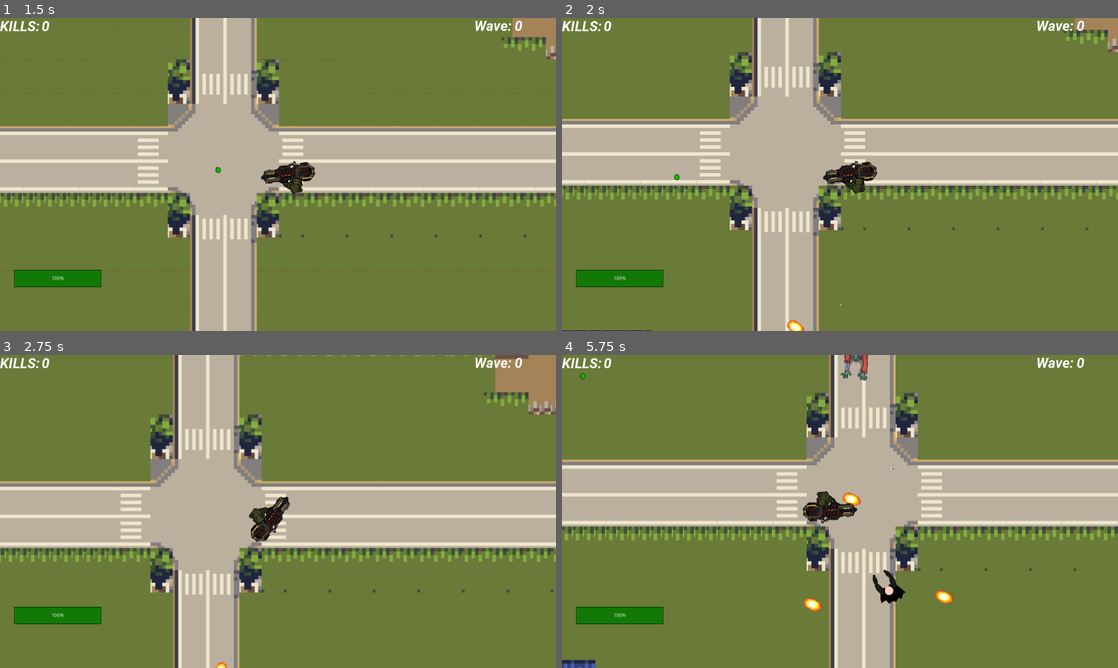
Above: before the commit, frames 1-4 (two rows, left to right).
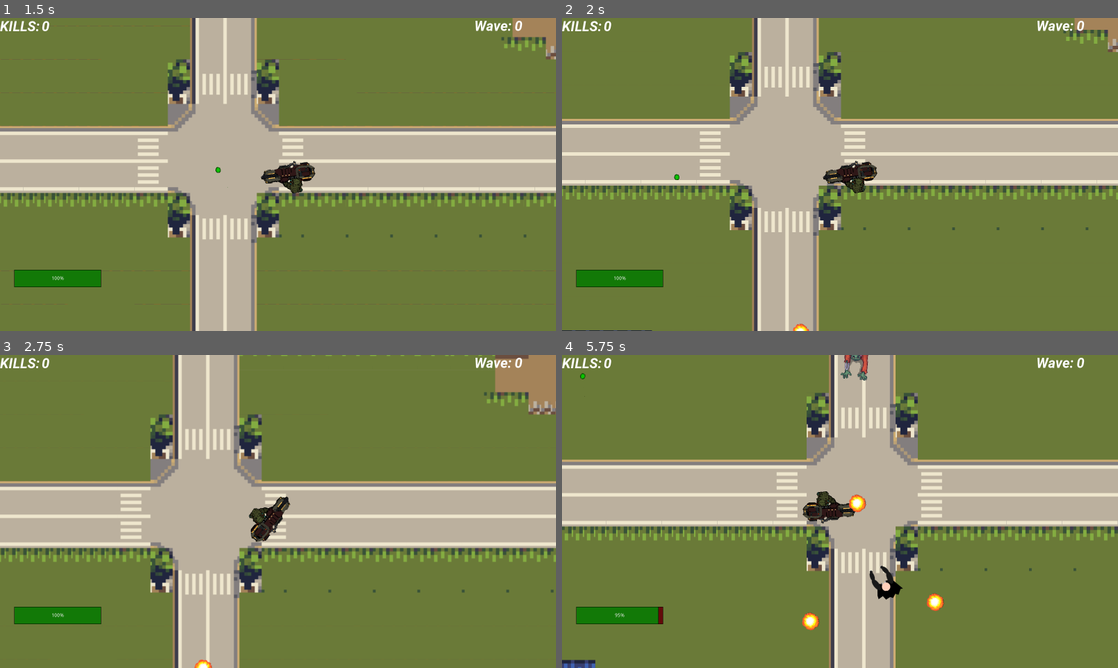
Above: after the commit, the same moments.

Repository: samuelmanolakas/Hellsing-Warewolf-Assault
Game: Godot game, scene res://Maps/City_square2.tscn
The game is run twice, just before and just after one commit, with the same random seed, the same clock (stepped at 60 frames per second) and the same inputs. This scene is started directly instead of the project's main scene. The engine's default icon, where the game draws it, is replaced by a stand-in: a white triangle on a blue panel in a dark square.
Inputs (mouse positions are in pixels of both pictures, inside the frame that each line leads up to):
- Up to frame 1 (1.5 s): tap Enter at 0.5 s; move the mouse to (400, 158) at 0.52 s; press the mouse at (400, 158) at 0.53 s; hold D (right) 0.53-1.28 s; move the mouse to (166, 190) at 1.27 s; release the mouse at (166, 190) at 1.28 s; hold S (down) from 1.28 s (still down); click (166, 190) at 1.35 s
- Up to frame 2 (2 s): keep holding S (down)
- Up to frame 3 (2.75 s): move the mouse to (333, 442) at 2.02 s; release S (down) at 2.03 s; press the mouse at (333, 442) at 2.03 s; hold D (right) from 2.03 s (still down)
- Up to frame 4 (5.75 s): move the mouse to (812, 574) at 2.77 s; release D (right) at 2.78 s; release the mouse at (812, 574) at 2.78 s; hold W (up) 2.78-3.53 s; click (812, 574) at 2.85 s; move the mouse to (1006, 558) at 3.52 s; press the mouse at (1006, 558) at 3.53 s; hold A (left) 3.53-5.03 s; move the mouse to (673, 464) at 4.27 s; release the mouse at (673, 464) at 4.28 s; click (673, 464) at 4.35 s; move the mouse to (867, 511) at 5.02 s; press the mouse at (867, 511) at 5.03 s; hold S (down) from 5.03 s (still down)

Frame 1 is identical in both runs. In frame 2, 0.1% of the frame differs, in the area x 40-51%, y 91-100%; in frame 3, 0.1%; in frame 4, 0.9%, in the area x 9-71%, y 36-88%.

Commit message:
Fireball collision/ Boss shoot func

Diff:
--- a/Actors/Enemies/Boss/Enemy_Boss.gd
+++ b/Actors/Enemies/Boss/Enemy_Boss.gd
@@ -1,4 +1,6 @@
 extends KinematicBody2D
+
+export (PackedScene) var Bullet
 
 var run_speed = 140.0
 var velocity = Vector2.ZERO
@@ -8,7 +10,9 @@
 onready var health_stat = $Enemy_health
 onready var ai = $AI
 onready var player = get_node("../Player")
-onready var fireballs = get_node("Fireballs")
+onready var fireballs = get_node("FireBalls")
+onready var gun_direction = $GunDirection
+onready var end_of_gun = $EndOfGun
 
 func _ready():
 	ai.initialize(self)
@@ -75,3 +79,26 @@
 	# We don't need it in this example as it corresponds to the character's position.
 	path.remove(0)
 	set_process(true)
+
+
+func _on_FireBalls_body_entered(body):
+	if body.name == "Player":
+		#$AudioStreamPlayer.play() maybe add fire soud :)
+		body.get_node("Health").health -= 5
+	pass # Replace with function body.
+
+func shoot():
+
+	var bullet_instance = Bullet.instance()
+	var direction = (gun_direction.global_position - end_of_gun.global_position).normalized()
+	bullet_instance.global_position = end_of_gun.global_position
+	bullet_instance.direction = direction
+	get_parent().add_child(bullet_instance)
+	#emit_signal("player_fired_bullet", bullet_instance, end_of_gun.global_position, direction)
+	#$AudioStreamPlayer.play()
+	#attack_cooldown.start()
+
+
+func _on_FireTimer_timeout():
+	shoot()
+	pass # Replace with function body.
--- a/Actors/Enemies/Boss/Enemy_Boss.tscn
+++ b/Actors/Enemies/Boss/Enemy_Boss.tscn
@@ -7,6 +7,10 @@
 [ext_resource path="res://Global/Health/Enemy_health.tscn" type="PackedScene" id=5]
 [ext_resource path="res://Actors/Enemies/AI/AI.gd" type="Script" id=6]
 [ext_resource path="res://Graphic/3 fireballs.png" type="Texture" id=7]
+[ext_resource path="res://Global/Bullet/Bullet.tscn" type="PackedScene" id=8]
+
+[sub_resource type="CircleShape2D" id=6]
+radius = 24.0469
 
 [sub_resource type="RectangleShape2D" id=1]
 extents = Vector2( 43.0712, 8.53722 )
@@ -29,28 +33,41 @@
 collision_layer = 2
 collision_mask = 2
 script = ExtResource( 1 )
+Bullet = ExtResource( 8 )
 
 [node name="Sprite" type="Sprite" parent="."]
-position = Vector2( -14.4368, 1.25537 )
 rotation = 1.5708
 scale = Vector2( 0.6, 0.6 )
 texture = ExtResource( 3 )
 
-[node name="Fireballs" type="Sprite" parent="."]
-position = Vector2( -1.10295, -0.0881515 )
-scale = Vector2( 0.688972, 1.1123 )
+[node name="FireBalls" type="Area2D" parent="."]
+
+[node name="Fireballs" type="Sprite" parent="FireBalls"]
+z_index = 1
 texture = ExtResource( 7 )
 
+[node name="Fireball1" type="CollisionShape2D" parent="FireBalls"]
+position = Vector2( -1.5874, -157.946 )
+shape = SubResource( 6 )
+
+[node name="Fireball2" type="CollisionShape2D" parent="FireBalls"]
+position = Vector2( 180.17, 156.359 )
+shape = SubResource( 6 )
+
+[node name="Fireball3" type="CollisionShape2D" parent="FireBalls"]
+position = Vector2( -184.138, 154.772 )
+shape = SubResource( 6 )
+
 [node name="CollisionShape2D3" type="CollisionShape2D" parent="."]
-position = Vector2( -10.5049, 22.6836 )
+position = Vector2( 3.84463, 21.6825 )
 shape = SubResource( 1 )
 
 [node name="CollisionShape2D2" type="CollisionShape2D" parent="."]
-position = Vector2( -6.7662, -20.4977 )
+position = Vector2( 7.58333, -20.164 )
 shape = SubResource( 2 )
 
 [node name="CollisionShape2D" type="CollisionShape2D" parent="."]
-position = Vector2( -34.967, 0.0607438 )
+position = Vector2( -26.6243, 0.394454 )
 shape = SubResource( 3 )
 
 [node name="Health" parent="." instance=ExtResource( 4 )]
@@ -70,11 +87,23 @@
 [node name="PlayerDetector" type="Area2D" parent="."]
 
 [node name="CollisionShape2D" type="CollisionShape2D" parent="PlayerDetector"]
-position = Vector2( 27.5608, 3.90403 )
+position = Vector2( 36.571, 3.90403 )
 shape = SubResource( 5 )
 
 [node name="AudioStreamPlayer" type="AudioStreamPlayer" parent="."]
 stream = ExtResource( 2 )
 
+[node name="EndOfGun" type="Position2D" parent="."]
+position = Vector2( 60, 0 )
+
+[node name="GunDirection" type="Position2D" parent="."]
+position = Vector2( 65, 0 )
+
+[node name="FireTimer" type="Timer" parent="."]
+wait_time = 4.0
+autostart = true
+
+[connection signal="body_entered" from="FireBalls" to="." method="_on_FireBalls_body_entered"]
 [connection signal="body_entered" from="AI/PlayerDetectionZone" to="AI" method="_on_PlayerDetectionZone_body_entered"]
 [connection signal="body_entered" from="PlayerDetector" to="." method="_on_PlayerDetector_body_entered"]
+[connection signal="timeout" from="FireTimer" to="." method="_on_FireTimer_timeout"]
--- a/Global/Bullet/Bullet.tscn
+++ b/Global/Bullet/Bullet.tscn
@@ -9,8 +9,8 @@
 [node name="Bullet" type="Area2D"]
 scale = Vector2( 1.3, 1.3 )
 z_index = 2
-collision_layer = 2
-collision_mask = 2
+collision_layer = 3
+collision_mask = 3
 script = ExtResource( 2 )
 
 [node name="CollisionShape2D" type="CollisionShape2D" parent="."]
Not shown: 1 places in Actors/Enemies/Boss/Enemy_Boss.tscn that only renumber resources
Binary file changed: Graphic/3 fireballs.png
Not shown, changed: Graphic/3 fireballs.png.kra
Not shown, added: Graphic/3 fireballs.png~
